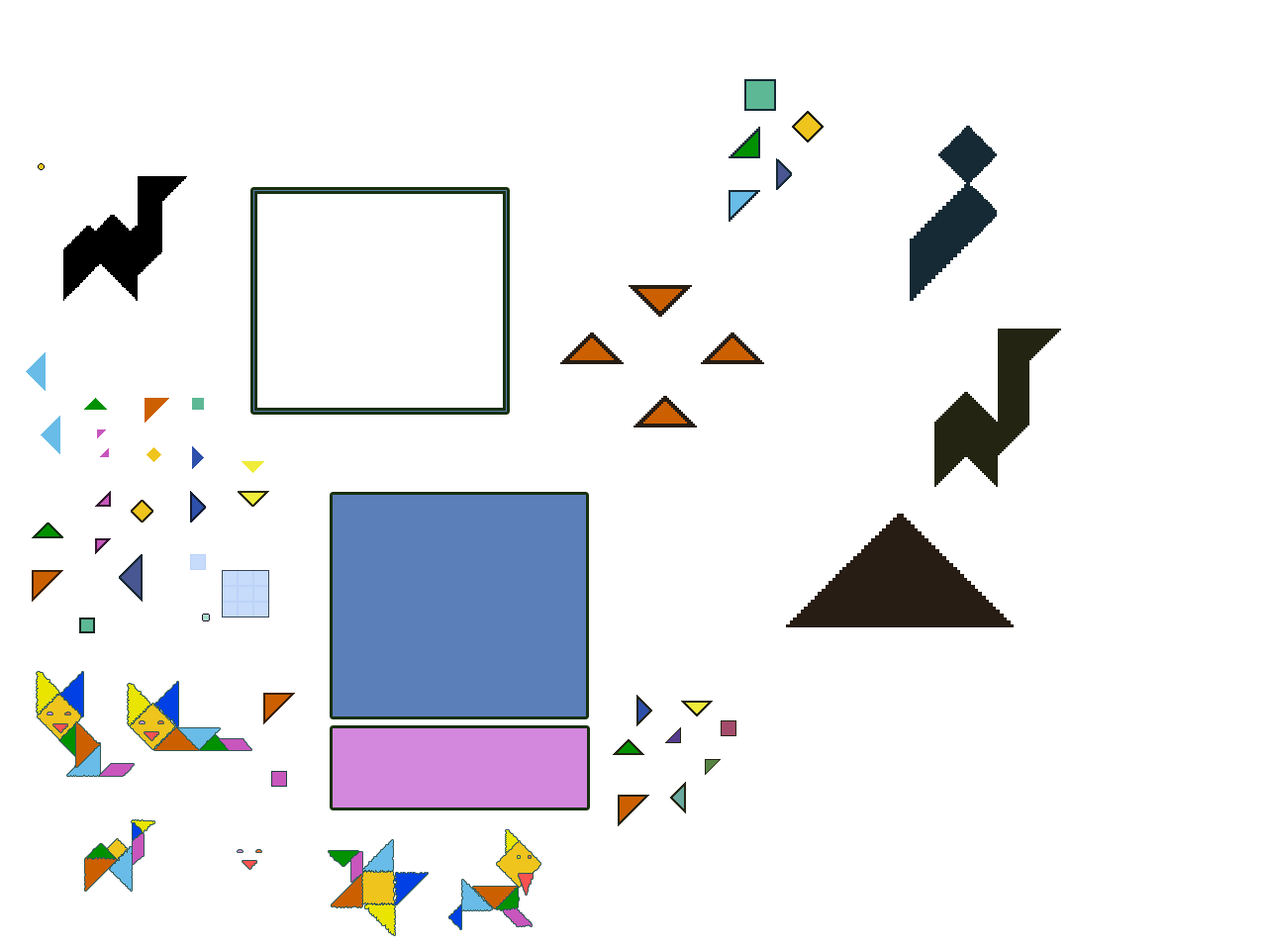
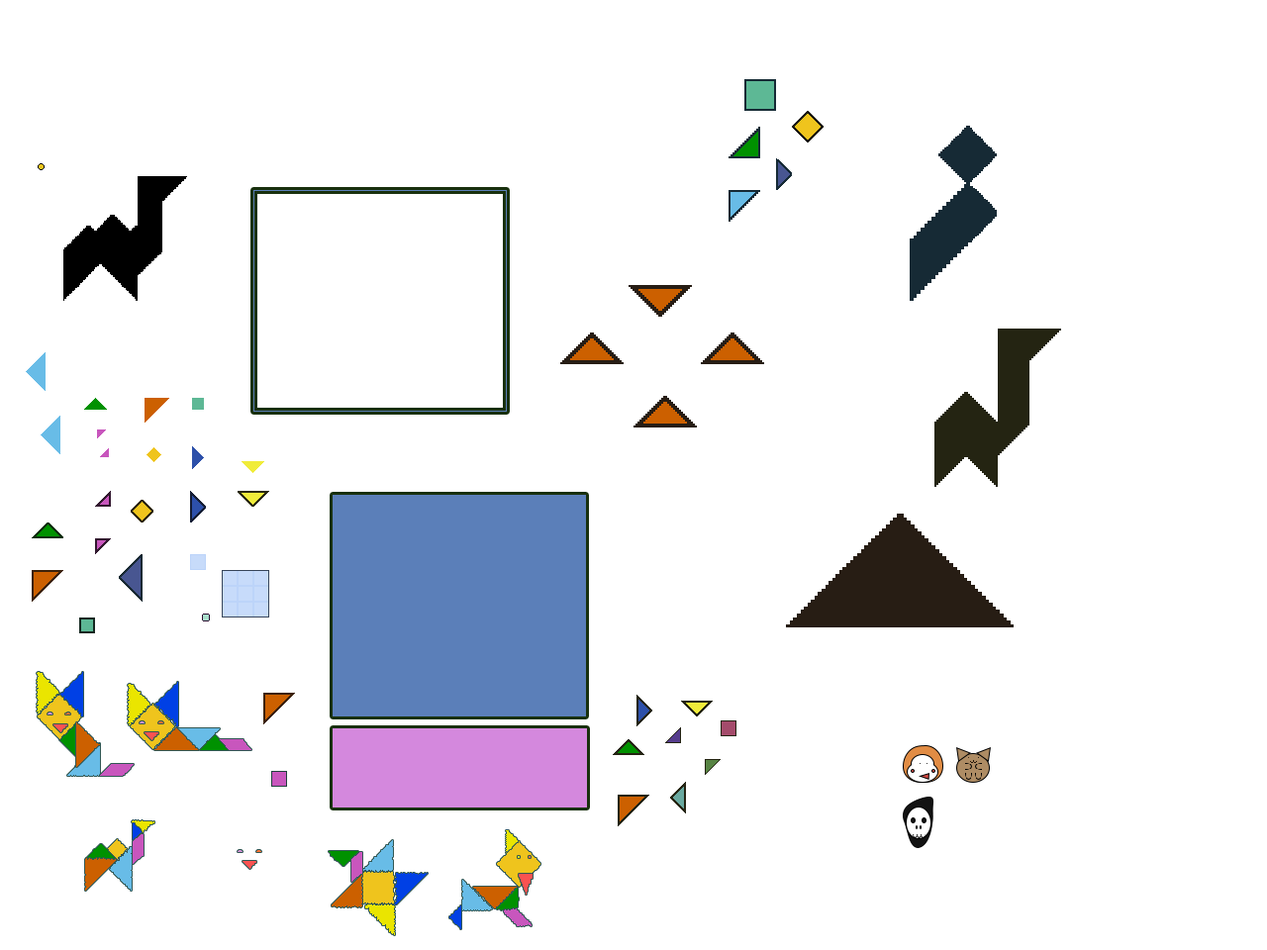
Before/after of a 1267px x 950px layered artwork. What changed in the layer stack:
added layer "Эллипс 12 копия 8" above "Эллипс 12 копия 4" over [920, 834, 926, 839]
added layer "Эллипс 12 копия 4" above "Эллипс 12 копия 3" over [916, 834, 922, 839]
added layer "Эллипс 12 копия 3" above "Эллипс 11 копия" over [912, 834, 918, 839]
added layer "Эллипс 11 копия" above "Эллипс 11 копия 3" over [921, 817, 927, 824]
added layer "Эллипс 11" above "Эллипс 9" over [910, 817, 916, 824]
added layer "Эллипс 9" above "Эллипс 10" over [905, 806, 932, 840]
added layer "Эллипс 10" above "Слой 9" over [902, 796, 934, 849]
added layer "Слой 9" above "Эллипс 8 копия" over [969, 760, 977, 763]
added layer "Эллипс 8 копия" above "Эллипс 8 копия 3" over [974, 762, 982, 770]
added layer "Эллипс 8 копия 3" above "Эллипс 8 копия 2" over [974, 772, 982, 780]
added layer "Эллипс 8 копия 2" above "Эллипс 8" over [964, 772, 972, 780]
added layer "Эллипс 8" above "Эллипс 7 копия" over [964, 762, 972, 770]
added layer "Многоугольник 2 копия" above "Многоугольник 2" over [975, 747, 991, 762]
added layer "Многоугольник 2" above "Эллипс 6" over [955, 747, 971, 762]
added layer "Эллипс 6" above "Эллипс 5 копия" over [955, 753, 990, 783]
added layer "Эллипс 5 копия" above "Эллипс 5" over [931, 768, 936, 773]
added layer "Эллипс 5" above "Эллипс 4 копия" over [910, 768, 915, 773]
added layer "Многоугольник 1" above "Эллипс 2" over [918, 772, 930, 780]
added layer "Эллипс 2" (1st of 2) above "Эллипс 3" over [906, 754, 939, 783]
added layer "Эллипс 3" above "Прямоугольник 1" over [902, 745, 944, 783]
